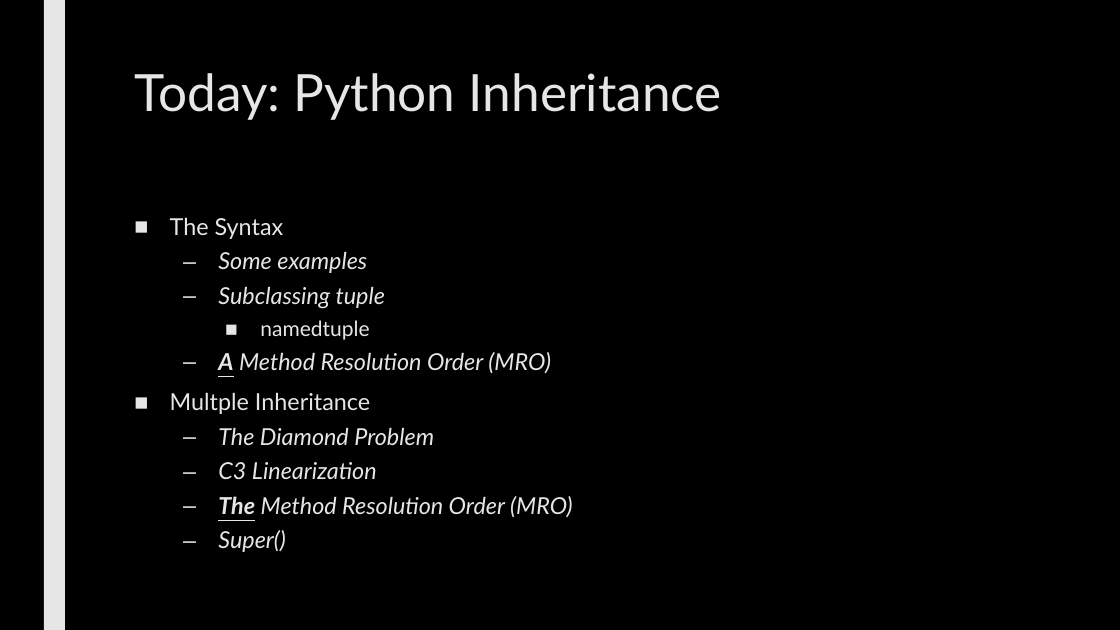
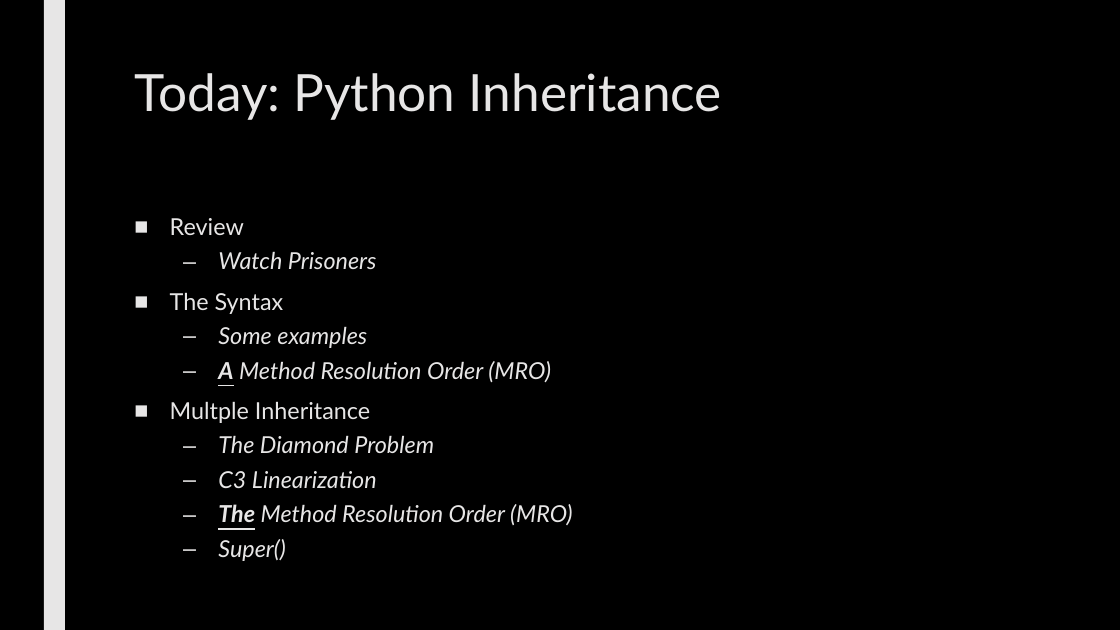
Before and after one commit to max7patek/metaprogramming, a slide deck: slide 2 of slides/01-PythonInheritance.pptx (slide 3 before the commit). Drawn at 1120x630 pixels with LibreOffice and Linux fonts; fonts in the diff are those of the drawing. Boxes give left, top, right and bottom in pixels: in the first picture for what was removed or moved away, otherwise in the second. Text is boxed around its words. In the diff, an @@ line names an element or a change of style, - is before the commit and + after.

Commit message:
Changed tuple to Exception

```diff
--- a/slides/01-PythonInheritance.pptx
+++ b/slides/01-PythonInheritance.pptx
@@ text at (170,218,377,269): paragraphs added @@
+■ Review
+  – Watch Prisoners
@@ text at (218,286,385,340): paragraphs removed @@
-  – Subclassing tuple
-    ■ namedtuple
```
Also in this commit, not shown: 7 other slides changed, 2 slides added, 3 slides removed, 2 other files.
